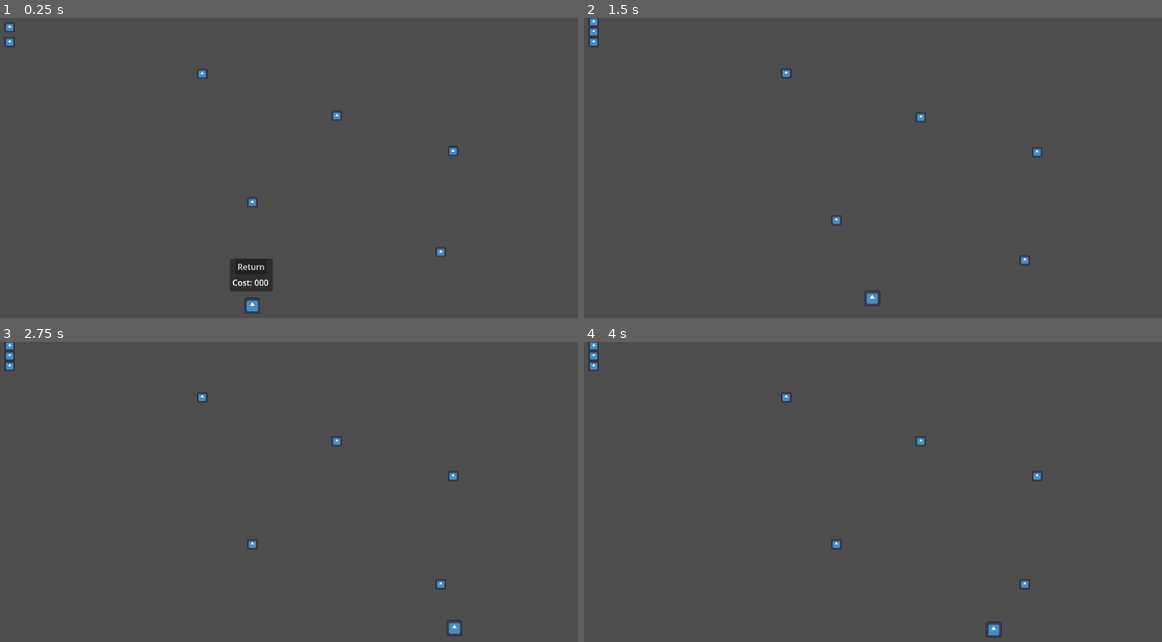
Above: before the commit, frames 1-4 (two rows, left to right).
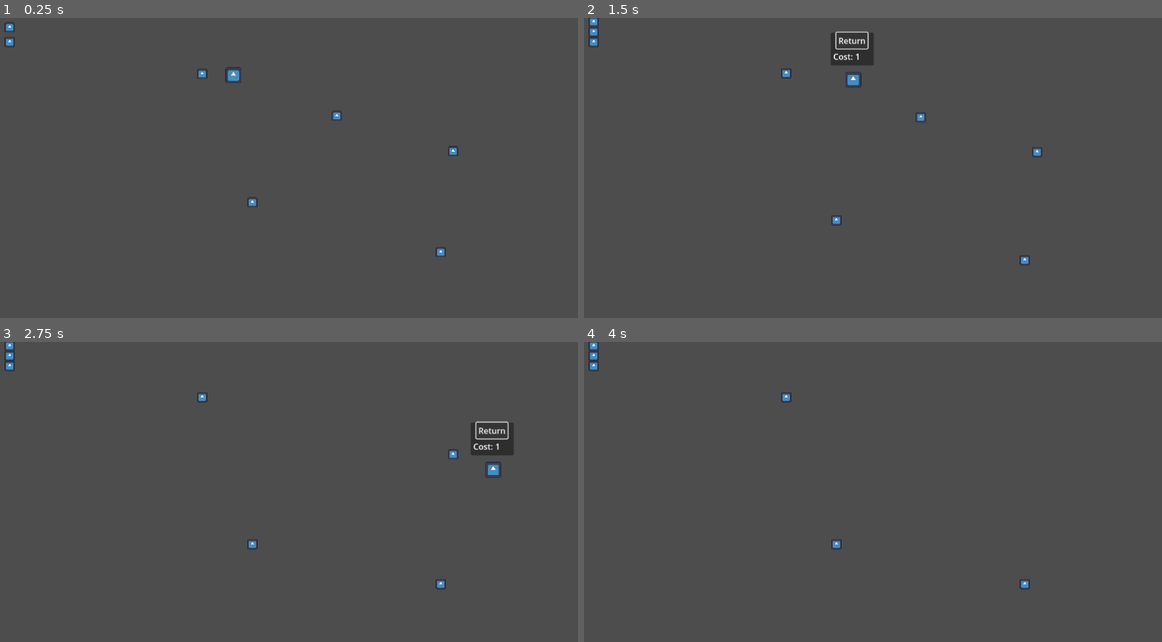
Above: after the commit, the same moments.

Repository: lplinna/Upcharge
Game: Godot game, scene res://Scenes/main_scene.tscn
Same seed, same stepped clock (60 frames per second), same inputs: the game is played once before the commit and once after it. The engine's default icon, where the game draws it, is replaced by a stand-in: a white triangle on a blue panel in a dark square.
Inputs:
- Up to frame 1 (0.25 s): no input
- Up to frame 2 (1.5 s): click "Return" at 0.5 s; hold D (move_right) from 1.28 s (still down); tap W (move_up) at 1.35 s
- Up to frame 3 (2.75 s): keep holding D (move_right); tap W (move_up) at 1.52, 1.82, 2.1, 2.27, 2.57 s
- Up to frame 4 (4 s): release D (move_right) at 2.78 s; hold A (move_left) 2.78-3.53 s; tap W (move_up) at 2.85, 3.6, 3.77 s; hold D (move_right) from 3.53 s (still down)

The runs differ from the first frame. In frame 1, 0.9% of the frame differs, in the area x 38-48%, y 16-99%; in frame 2, 0.8%; in frame 3, 0.9%; in frame 4, 0.2%.

Commit message:
First push

Diff:
--- a/Scenes/PopUp.tscn
+++ b/Scenes/PopUp.tscn
@@ -39,7 +39,7 @@
 layout_mode = 2
 text = "Cost:"
 
-[node name="Label" type="Label" parent="Panel/VBoxContainer/HBoxContainer"]
+[node name="Price" type="Label" parent="Panel/VBoxContainer/HBoxContainer"]
 layout_mode = 2
 text = "000"
 
--- a/Scenes/main_scene.tscn
+++ b/Scenes/main_scene.tscn
@@ -24,7 +24,7 @@
 [node name="Node2D" type="Node2D"]
 
 [node name="Player" type="CharacterBody2D" parent="."]
-position = Vector2(516, 538)
+position = Vector2(479, 72)
 script = ExtResource("1_e7d48")
 
 [node name="CollisionShape2D" type="CollisionShape2D" parent="Player"]
--- a/Scripts/Coin.gd
+++ b/Scripts/Coin.gd
@@ -19,6 +19,6 @@
 	$CollectionTimer.start()
 	await $CollectionTimer.timeout
 	player.coins += 1
-	print("COIN GET!")
-	print(player.coins)
+	#print("COIN GET!")
+	#print(player.coins)
 	queue_free()
--- a/Scripts/Player.gd
+++ b/Scripts/Player.gd
@@ -19,6 +19,7 @@
 
 ## Game mechanic variables
 var coins: int = 0
+var fall_price: int = 0
 var up_y: float = 0
 var down_y: float = 0
 var highest_platform_reached: KinematicCollision2D
@@ -43,7 +44,8 @@
 				highest_platform_reached = collision
 
 		if !PopUp.visible and fall_distance > fall_threshold :
-			PopUp.visible = true
+			calc_fall_price()
+			PopUp.display(self)
 			var timer = PopUp.get_node("Timer") as Timer
 			timer.start()
 			down_y = up_y
@@ -51,7 +53,7 @@
 		if Input.is_action_just_released("move_up"):
 			var jump_time_elapsed = Time.get_ticks_msec() - time_jump_pressed
 			var jump_factor = clamp(jump_time_elapsed/250,1,2)
-			print(jump_factor)
+			#print(jump_factor)
 			velocity.y = -jump_speed * jump_factor
 		elif Input.is_action_just_pressed("move_up"):
 			time_jump_pressed = Time.get_ticks_msec()
@@ -68,6 +70,13 @@
 
 	move_and_slide()
 
+## Updates the price based on how far the player fell down.
+func calc_fall_price():
+	fall_price = int((up_y - down_y) / 100)
+
+## Response to the popup button being clicked.
 func handle_button():
-	position = highest_platform_reached.get_position() + buffer_space * Vector2.UP
-	PopUp.visible = false
+	if coins >= fall_price:
+		position = highest_platform_reached.get_position() + buffer_space * Vector2.UP
+		PopUp.visible = false
+		coins -= fall_price
--- a/Scripts/PopUp.gd
+++ b/Scripts/PopUp.gd
@@ -1,9 +1,14 @@
 extends Control
 
 @onready var button = $Panel/VBoxContainer/Button
+@onready var price = $Panel/VBoxContainer/HBoxContainer/Price
 
 func _on_timer_timeout():
 	self.visible = false
 
+func display(player_ref: Player):
+	price.text = "%s" % player_ref.fall_price
+	self.visible = true
+
 func init(player_ref: Player):
 	button.pressed.connect(player_ref.handle_button)
Not shown: 1 places in Scenes/main_scene.tscn that only renumber resources
